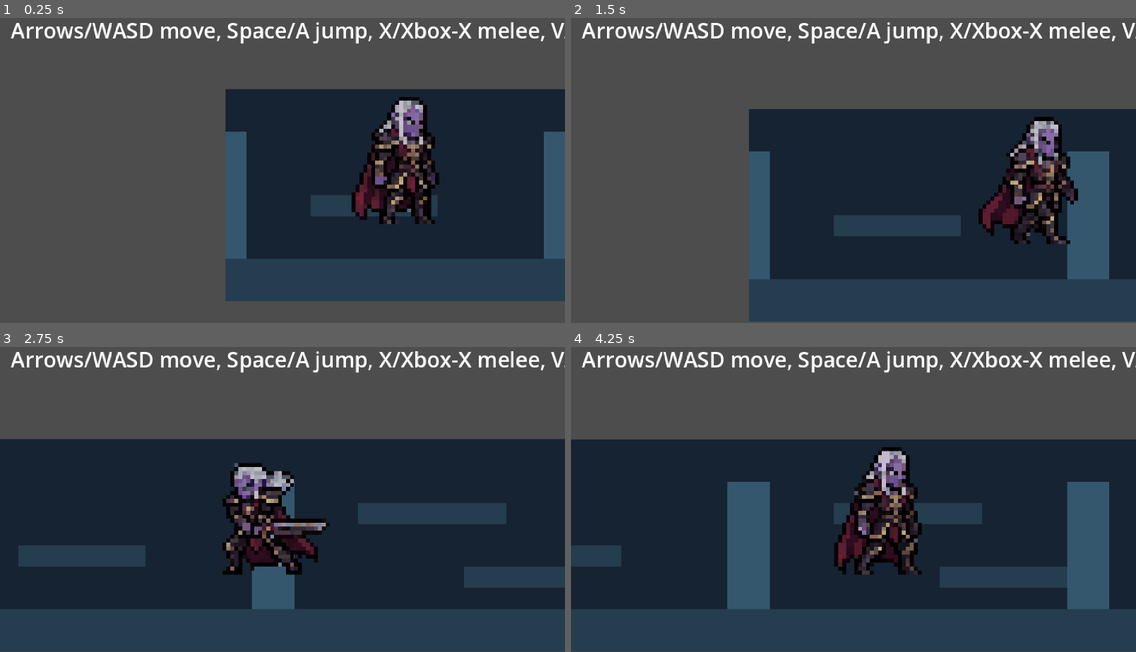
Above: before the commit, frames 1-4 (two rows, left to right).
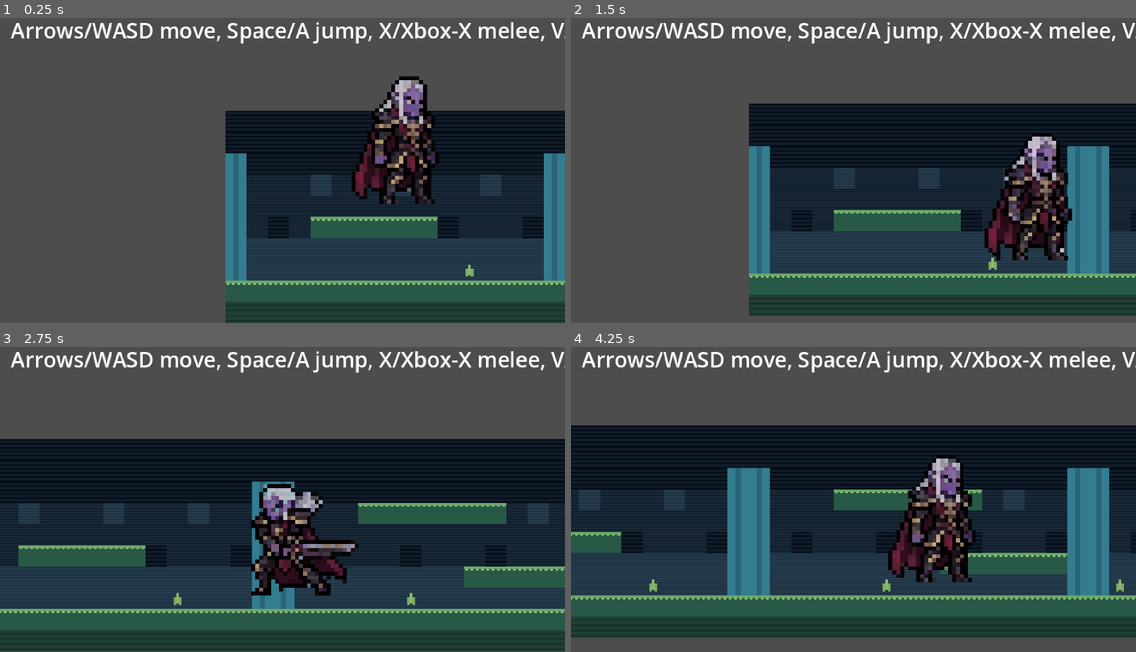
Above: after the commit, the same moments.

Repository: andrewgilliland/awash
Game: Godot game, scene res://scenes/main.tscn
Two runs of this game, one before a commit and one after it. Both use one fixed random seed, a clock stepped at 60 frames per second and the inputs below.
Inputs:
- Up to frame 1 (0.25 s): no input
- Up to frame 2 (1.5 s): hold Right (move_right) from 0.53 s (still down); tap C (guard) at 0.6 s; tap Space (jump) at 0.77 s; tap E (interact) at 1.35 s
- Up to frame 3 (2.75 s): tap Space (jump) at 1.52 s; release Right (move_right) at 2.03 s; hold Left (move_left) from 2.03 s (still down); hold X (melee_attack) from 2.03 s (still down)
- Up to frame 4 (4.25 s): release Left (move_left) at 2.78 s; release X (melee_attack) at 2.78 s; hold Right (move_right) from 2.78 s (still down); tap V (ranged_attack) at 2.85 s; tap Space (jump) at 3.02, 3.77 s; tap C (guard) at 3.6 s

The runs differ from the first frame. In frame 1, 26% of the frame differs, in the area x 39-100%, y 18-100%; in frame 2, 27%; in frame 3, 36%; in frame 4, 45%, in the area x 0-100%, y 25-100%.

Commit message:
Sync biome tiles and collision from shared layout

Diff:
--- a/scripts/world/world_biome_01.gd
+++ b/scripts/world/world_biome_01.gd
@@ -9,37 +9,45 @@
 const WORLD_ORIGIN_Y: float = 0.0
 const ROOM_SPAWN_Y: float = 180.0
 
-const ATLAS_BG := Vector2i(0, 0)
-const ATLAS_GROUND := Vector2i(1, 0)
-const ATLAS_FOREGROUND := Vector2i(2, 0)
+const ATLAS_BG_DARK := Vector2i(0, 0)
+const ATLAS_BG_MID := Vector2i(1, 0)
+const ATLAS_BG_LIGHT := Vector2i(2, 0)
+const ATLAS_GROUND_TOP := Vector2i(3, 0)
+const ATLAS_GROUND_FILL := Vector2i(4, 0)
+const ATLAS_FOREGROUND := Vector2i(5, 0)
+const ATLAS_DECOR := Vector2i(6, 0)
 
 @onready var _background_layer: TileMapLayer = $Tilemaps/BackgroundLayer
 @onready var _ground_layer: TileMapLayer = $Tilemaps/GroundLayer
 @onready var _foreground_layer: TileMapLayer = $Tilemaps/ForegroundLayer
+@onready var _collision_root: Node2D = $Collision
 
 
 func _ready() -> void:
 	var tile_set_data := _build_blockout_tileset()
 	var tile_set := tile_set_data["tile_set"] as TileSet
 	var source_id := tile_set_data["source_id"] as int
+	var solid_rects := _build_ground_rects()
 
 	_background_layer.tile_set = tile_set
 	_ground_layer.tile_set = tile_set
 	_foreground_layer.tile_set = tile_set
 
-	_paint_layers(source_id)
+	_paint_layers(source_id, solid_rects)
+	_rebuild_collisions(solid_rects)
 
 
 func _build_blockout_tileset() -> Dictionary:
-	var image := Image.create(TILE_SIZE * 3, TILE_SIZE, false, Image.FORMAT_RGBA8)
+	var image := Image.create(TILE_SIZE * 7, TILE_SIZE, false, Image.FORMAT_RGBA8)
 	image.fill(Color(0.0, 0.0, 0.0, 0.0))
-	image.fill_rect(Rect2i(0, 0, TILE_SIZE, TILE_SIZE), Color(0.086275, 0.141176, 0.2, 1.0))
-	image.fill_rect(
-		Rect2i(TILE_SIZE, 0, TILE_SIZE, TILE_SIZE), Color(0.145098, 0.239216, 0.313725, 1.0)
-	)
-	image.fill_rect(
-		Rect2i(TILE_SIZE * 2, 0, TILE_SIZE, TILE_SIZE), Color(0.203922, 0.345098, 0.435294, 1.0)
-	)
+
+	_paint_tile_with_scanlines(image, 0, Color(0.070588, 0.109804, 0.156863, 1.0), 3, 0.06)
+	_paint_tile_with_scanlines(image, 1, Color(0.109804, 0.168627, 0.223529, 1.0), 2, 0.045)
+	_paint_tile_with_scanlines(image, 2, Color(0.156863, 0.239216, 0.305882, 1.0), 2, 0.04)
+	_paint_ground_top_tile(image, 3)
+	_paint_ground_fill_tile(image, 4)
+	_paint_foreground_tile(image, 5)
+	_paint_decor_tile(image, 6)
 
 	var texture := ImageTexture.create_from_image(image)
 
@@ -47,9 +55,13 @@
 	var atlas_source := TileSetAtlasSource.new()
 	atlas_source.texture = texture
 	atlas_source.texture_region_size = Vector2i(TILE_SIZE, TILE_SIZE)
-	atlas_source.create_tile(ATLAS_BG)
-	atlas_source.create_tile(ATLAS_GROUND)
+	atlas_source.create_tile(ATLAS_BG_DARK)
+	atlas_source.create_tile(ATLAS_BG_MID)
+	atlas_source.create_tile(ATLAS_BG_LIGHT)
+	atlas_source.create_tile(ATLAS_GROUND_TOP)
+	atlas_source.create_tile(ATLAS_GROUND_FILL)
 	atlas_source.create_tile(ATLAS_FOREGROUND)
+	atlas_source.create_tile(ATLAS_DECOR)
 
 	var source_id := tile_set.get_next_source_id()
 	tile_set.add_source(atlas_source, source_id)
@@ -60,17 +72,54 @@
 	}
 
 
-func _paint_layers(source_id: int) -> void:
+func _paint_layers(source_id: int, solid_rects: Array[Rect2i]) -> void:
 	var total_width := ROOM_COUNT * ROOM_WIDTH_TILES
 
 	for layer in [_background_layer, _ground_layer, _foreground_layer]:
 		layer.clear()
 
-	# Soft background fill across every room.
-	_fill_rect(_background_layer, source_id, ATLAS_BG, 0, total_width - 1, 6, 13)
-
-	# Main biome floor.
-	_fill_rect(_ground_layer, source_id, ATLAS_GROUND, 0, total_width - 1, FLOOR_Y, FLOOR_Y + 1)
+	# Background gradient bands make room silhouettes easier to read.
+	_fill_rect(_background_layer, source_id, ATLAS_BG_DARK, 0, total_width - 1, 6, 8)
+	_fill_rect(_background_layer, source_id, ATLAS_BG_MID, 0, total_width - 1, 9, 11)
+	_fill_rect(_background_layer, source_id, ATLAS_BG_LIGHT, 0, total_width - 1, 12, 13)
+
+	for x in range(0, total_width):
+		if x % 4 == 0:
+			_background_layer.set_cell(Vector2i(x, 9), source_id, ATLAS_BG_LIGHT)
+		elif x % 4 == 2:
+			_background_layer.set_cell(Vector2i(x, 11), source_id, ATLAS_BG_DARK)
+
+	# Paint all collision-driving ground rectangles from one source of truth.
+	for rect in solid_rects:
+		if rect.size.y >= 2:
+			_fill_rect(
+				_ground_layer,
+				source_id,
+				ATLAS_GROUND_FILL,
+				rect.position.x,
+				rect.position.x + rect.size.x - 1,
+				rect.position.y,
+				rect.position.y + rect.size.y - 1
+			)
+			_fill_rect(
+				_ground_layer,
+				source_id,
+				ATLAS_GROUND_TOP,
+				rect.position.x,
+				rect.position.x + rect.size.x - 1,
+				rect.position.y,
+				rect.position.y
+			)
+		else:
+			_fill_rect(
+				_ground_layer,
+				source_id,
+				ATLAS_GROUND_TOP,
+				rect.position.x,
+				rect.position.x + rect.size.x - 1,
+				rect.position.y,
+				rect.position.y
+			)
 
 	for room_index in range(ROOM_COUNT):
 		var room_start := room_index * ROOM_WIDTH_TILES
@@ -80,36 +129,117 @@
 		_fill_rect(_foreground_layer, source_id, ATLAS_FOREGROUND, room_start, room_start, 8, 13)
 		_fill_rect(_foreground_layer, source_id, ATLAS_FOREGROUND, room_end, room_end, 8, 13)
 
-	# Room 1 platforms.
-	_fill_rect(_ground_layer, source_id, ATLAS_GROUND, 4, 9, 11, 11)
-
-	# Room 2 platforms.
-	_fill_rect(_ground_layer, source_id, ATLAS_GROUND, 20, 26, 9, 9)
-	_fill_rect(_ground_layer, source_id, ATLAS_GROUND, 25, 30, 12, 12)
-
-	# Room 3 platforms.
-	_fill_rect(_ground_layer, source_id, ATLAS_GROUND, 35, 40, 10, 10)
-	_fill_rect(_ground_layer, source_id, ATLAS_GROUND, 41, 45, 7, 7)
-
-	# Room 4 platforms + gate-style ledge for upcoming ability progression.
-	_fill_rect(_ground_layer, source_id, ATLAS_GROUND, 52, 58, 11, 11)
+	# Gate-style ledges for progression readability.
 	_fill_rect(_foreground_layer, source_id, ATLAS_FOREGROUND, 60, 62, 10, 10)
 
-	# Room 5 vertical climb path.
-	_fill_rect(_ground_layer, source_id, ATLAS_GROUND, 68, 73, 10, 10)
-	_fill_rect(_ground_layer, source_id, ATLAS_GROUND, 74, 78, 7, 7)
-
-	# Room 6 long finish platform.
-	_fill_rect(_ground_layer, source_id, ATLAS_GROUND, 84, 92, 9, 9)
+	# Room 6 gate detail.
 	_fill_rect(_foreground_layer, source_id, ATLAS_FOREGROUND, 93, 94, 8, 12)
 
-	# Room 7 staggered route.
-	_fill_rect(_ground_layer, source_id, ATLAS_GROUND, 100, 106, 10, 10)
-	_fill_rect(_ground_layer, source_id, ATLAS_GROUND, 108, 111, 7, 7)
-
-	# Room 8 final wide shelf.
-	_fill_rect(_ground_layer, source_id, ATLAS_GROUND, 116, 124, 11, 11)
+	# Room 8 gate detail.
 	_fill_rect(_foreground_layer, source_id, ATLAS_FOREGROUND, 125, 127, 8, 12)
+
+	# Sparse top-of-ground details so the blockout reads less flat.
+	for x in range(2, total_width - 2):
+		if x % 11 == 0:
+			_foreground_layer.set_cell(Vector2i(x, FLOOR_Y - 1), source_id, ATLAS_DECOR)
+
+
+func _build_ground_rects() -> Array[Rect2i]:
+	return [
+		_tile_rect(0, 127, FLOOR_Y, FLOOR_Y + 1),
+		_tile_rect(4, 9, 11, 11),
+		_tile_rect(20, 26, 9, 9),
+		_tile_rect(25, 30, 12, 12),
+		_tile_rect(35, 40, 10, 10),
+		_tile_rect(41, 45, 7, 7),
+		_tile_rect(52, 58, 11, 11),
+		_tile_rect(68, 73, 10, 10),
+		_tile_rect(74, 78, 7, 7),
+		_tile_rect(84, 92, 9, 9),
+		_tile_rect(100, 106, 10, 10),
+		_tile_rect(108, 111, 7, 7),
+		_tile_rect(116, 124, 11, 11),
+	]
+
+
+func _tile_rect(from_x: int, to_x: int, from_y: int, to_y: int) -> Rect2i:
+	return Rect2i(from_x, from_y, to_x - from_x + 1, to_y - from_y + 1)
+
+
+func _rebuild_collisions(solid_rects: Array[Rect2i]) -> void:
+	if _collision_root == null:
+		return
+
+	for child in _collision_root.get_children():
+		child.queue_free()
+
+	for i in range(solid_rects.size()):
+		var rect := solid_rects[i]
+		var body := StaticBody2D.new()
+		body.name = "Solid_%d" % i
+
+		var shape := CollisionShape2D.new()
+		var rectangle := RectangleShape2D.new()
+		rectangle.size = Vector2(rect.size.x * TILE_SIZE, rect.size.y * TILE_SIZE)
+		shape.shape = rectangle
+
+		var left := WORLD_ORIGIN_X + rect.position.x * TILE_SIZE
+		var top := WORLD_ORIGIN_Y + rect.position.y * TILE_SIZE
+		body.position = Vector2(left + rectangle.size.x * 0.5, top + rectangle.size.y * 0.5)
+
+		body.add_child(shape)
+		_collision_root.add_child(body)
+
+
+func _paint_tile_with_scanlines(
+	image: Image, tile_index: int, base_color: Color, line_step: int, line_strength: float
+) -> void:
+	var tile_x := tile_index * TILE_SIZE
+	image.fill_rect(Rect2i(tile_x, 0, TILE_SIZE, TILE_SIZE), base_color)
+
+	for y in range(0, TILE_SIZE, line_step):
+		var shade := Color(
+			maxf(0.0, base_color.r - line_strength),
+			maxf(0.0, base_color.g - line_strength),
+			maxf(0.0, base_color.b - line_strength),
+			1.0
+		)
+		image.fill_rect(Rect2i(tile_x, y, TILE_SIZE, 1), shade)
+
+
+func _paint_ground_top_tile(image: Image, tile_index: int) -> void:
+	var tile_x := tile_index * TILE_SIZE
+	image.fill_rect(
+		Rect2i(tile_x, 0, TILE_SIZE, TILE_SIZE), Color(0.160784, 0.34902, 0.278431, 1.0)
+	)
+	image.fill_rect(Rect2i(tile_x, 0, TILE_SIZE, 2), Color(0.415686, 0.666667, 0.419608, 1.0))
+	for x in range(1, TILE_SIZE, 4):
+		image.fill_rect(Rect2i(tile_x + x, 2, 2, 1), Color(0.619608, 0.780392, 0.486275, 1.0))
+
+
+func _paint_ground_fill_tile(image: Image, tile_index: int) -> void:
+	var tile_x := tile_index * TILE_SIZE
+	image.fill_rect(
+		Rect2i(tile_x, 0, TILE_SIZE, TILE_SIZE), Color(0.121569, 0.25098, 0.203922, 1.0)
+	)
+	for y in range(2, TILE_SIZE, 4):
+		image.fill_rect(Rect2i(tile_x, y, TILE_SIZE, 1), Color(0.090196, 0.188235, 0.160784, 1.0))
+
+
+func _paint_foreground_tile(image: Image, tile_index: int) -> void:
+	var tile_x := tile_index * TILE_SIZE
+	image.fill_rect(
+		Rect2i(tile_x, 0, TILE_SIZE, TILE_SIZE), Color(0.207843, 0.486275, 0.564706, 1.0)
+	)
+	image.fill_rect(Rect2i(tile_x + 6, 0, 4, TILE_SIZE), Color(0.172549, 0.392157, 0.466667, 1.0))
+
+
+func _paint_decor_tile(image: Image, tile_index: int) -> void:
+	var tile_x := tile_index * TILE_SIZE
+	image.fill_rect(Rect2i(tile_x, 0, TILE_SIZE, TILE_SIZE), Color(0.0, 0.0, 0.0, 0.0))
+	image.fill_rect(Rect2i(tile_x + 7, 4, 2, 8), Color(0.541176, 0.733333, 0.427451, 1.0))
+	image.fill_rect(Rect2i(tile_x + 5, 7, 2, 6), Color(0.482353, 0.666667, 0.396078, 1.0))
+	image.fill_rect(Rect2i(tile_x + 9, 7, 2, 6), Color(0.482353, 0.666667, 0.396078, 1.0))
 
 
 func _fill_rect(
